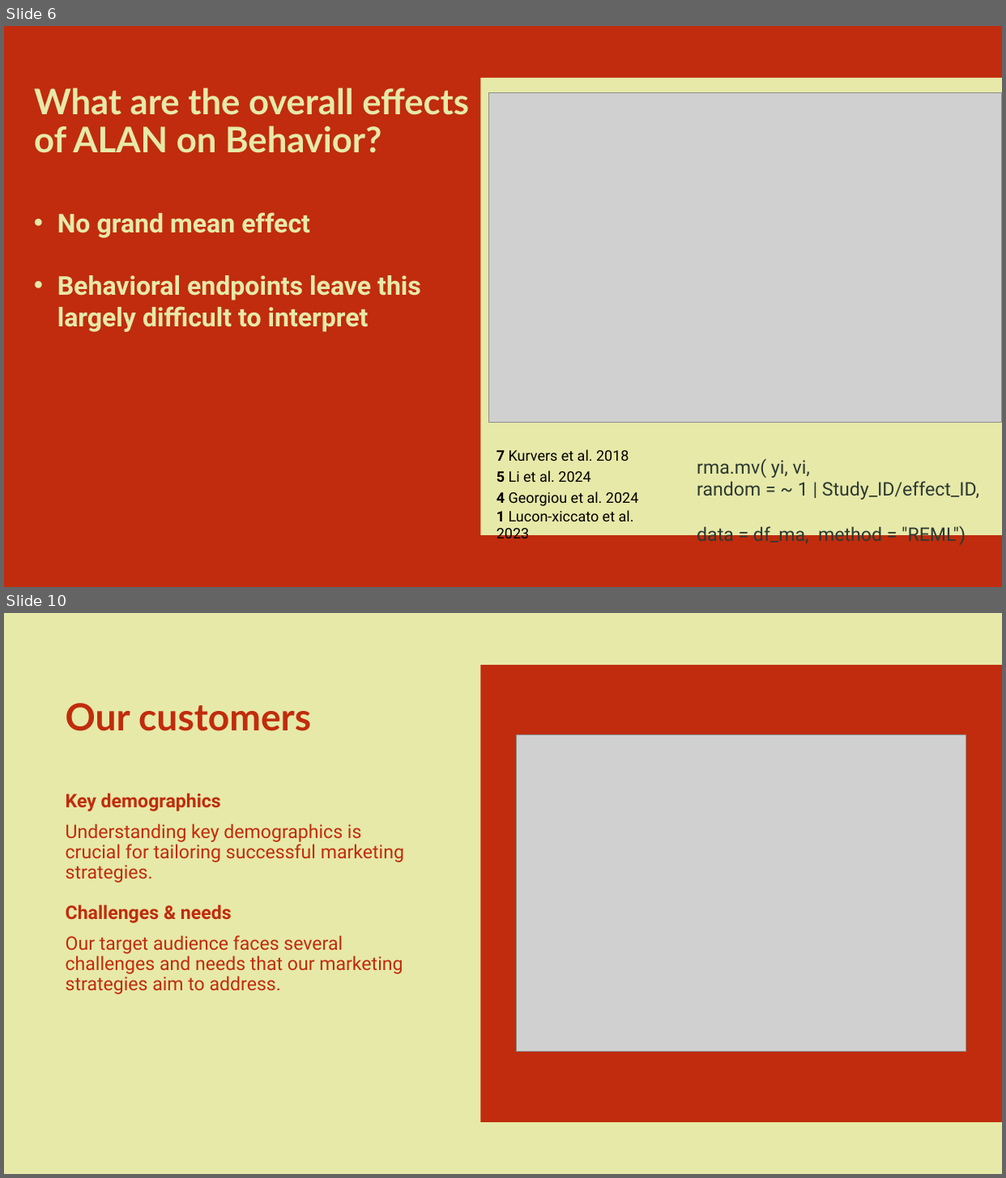
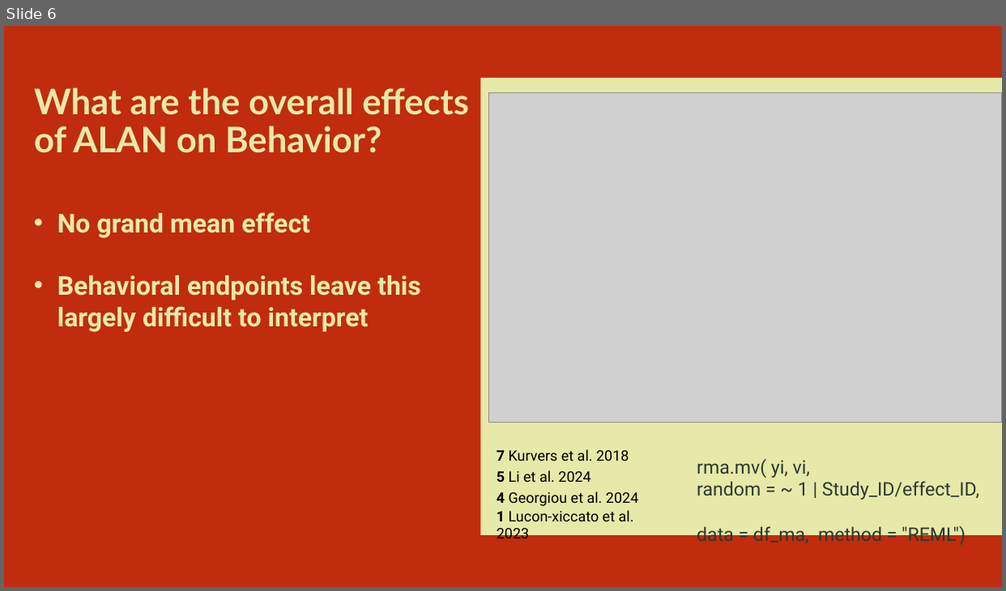
Before and after one commit to MaxxRAM/ALAN_MA_2026, a slide deck: MA spring 2026/The effects of ALAN on fish behavior.pptx. Shown one above the other, each under a label of ours: slides 6 and 10 before the commit, slide 6 after it; the slides between them are not shown. The pictures are 1006x1178 and 1006x591 pixels, drawn with LibreOffice and Linux fonts; fonts in the diff are those of the drawing; grey boxes stand for pictures. Boxes give left, top, right and bottom in pixels: in the first picture for what was removed or moved away, otherwise in the second. Text is boxed around its words. In the diff, an @@ line names an element or a change of style, - is before the commit and + after.

```diff
--- a/MA spring 2026/The effects of ALAN on fish behavior.pptx
+++ b/MA spring 2026/The effects of ALAN on fish behavior.pptx
@@ slide 10 removed at [4, 613, 1002, 1174], background #E7E9A8 @@
@@ rectangle removed at [481, 665, 1002, 1122] @@
@@ title removed at [66, 703, 311, 731] @@
-Our customers
@@ picture removed at [517, 735, 966, 1052] @@
@@ text removed at [66, 793, 404, 995] @@
-Key demographics
-Understanding key demographics is crucial for tailoring successful marketing strategies.
-Challenges & needs
-Our target audience faces several challenges and needs that our marketing strategies aim to address.
```
Also in this commit, not shown: 2 slides changed, 3 slides added, 7 other slides removed, 4 other files.
